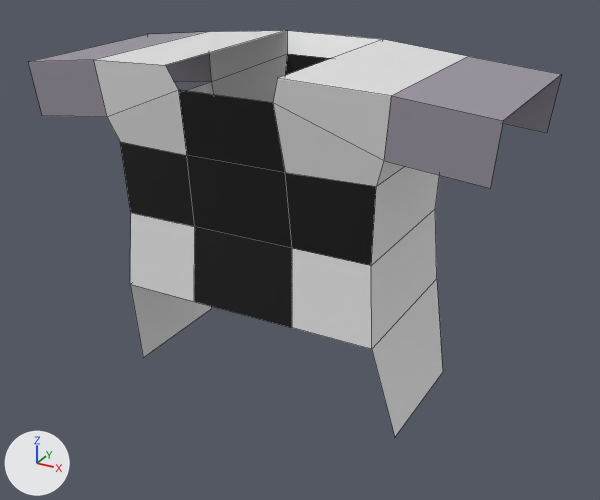
Before and after pictures for a commit that changed the OBJ model scenes/equipment/armor/plate_armor/armor_heavy_cross.obj.
Both versions are drawn from a 50 mm lens placed at (0.268, -0.467, 0.239), pointed at (-0.013, 0.044, -0.016). The axes (+X, +Y, +Z) are drawn at lower left. The lights are the same throughout. The picture after the commit comes second. Mesh edges are drawn as thin lines. Where no turn or scale is listed for an object, it has been applied to the vertices.

The older version as bpy lines, for what is in view:
```python
me_armor_heavy_cross = bpy.data.meshes.new('armor_heavy_cross')
me_armor_heavy_cross.from_pydata(...)  # 52 vertices, 39 faces; spans x -0.16..0.162, y -0.074..0.071, z -0.094..0.142
# faces by material slot: [6, 23, 10]
me_armor_heavy_cross.materials.append(mat_material_019)  # grey #9b95a1
me_armor_heavy_cross.materials.append(mat_material_063)  # white #e7e7e7
me_armor_heavy_cross.materials.append(mat_material_064)  # black #0f0f0f
ob_armor_heavy_cross = bpy.data.objects.new('armor_heavy_cross', me_armor_heavy_cross)
ob_armor_heavy_cross.location = (0.0, 0.0, 0.0)
```
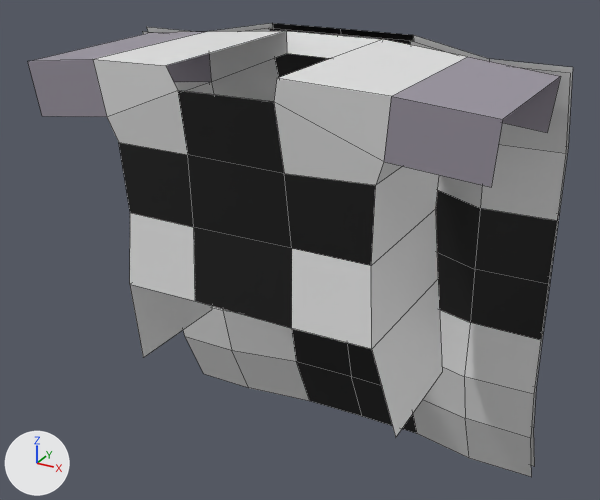
Edits to the bpy script that builds the scene:
```text
Change me_armor_heavy_cross:
    used by ob_armor_heavy_cross; location = (0.0, 0.0, 0.0)
    remove me_armor_heavy_cross.from_pydata(...)  # 52 vertices, 39 faces; spans x -0.16..0.162, y -0.074..0.071, z -0.094..0.142
    add me_armor_heavy_cross.from_pydata(...)  # 158 vertices, 114 faces; spans x -0.167..0.167, y -0.074..0.152, z -0.225..0.145
    me_armor_heavy_cross part 1: a new loose piece of 56 vertices spanning x -0.167..0.167, y 0.069..0.152, z -0.22..0.145
    me_armor_heavy_cross part 2: a new loose piece of 56 vertices spanning x -0.167..0.167, y 0.064..0.144, z -0.225..0.142
    me_armor_heavy_cross part 3
    10 vertices are removed from x -0.094..0.094, y 0.052..0.061, z -0.021..0.128
    17 faces are deleted
    4 vertices in x -0.037..0.098, y -0.07..-0.056, z 0.034..0.127 move by (0.0, -0.001, 0.0)
    4 vertices in x -0.038..0.158, y -0.07..-0.059, z -0.021..0.127 move by (0.0, 0.001, 0.0)
    9 vertices move from x -0.16..0.162, y -0.065..0.071, z -0.094..0.142 to x -0.16..0.162, y -0.066..0.069, z -0.095..0.142
    4 vertices are added at (-0.093, 0.055, -0.021), (0.095, 0.055, -0.02), (0.033, 0.063, 0.127), (0.091, 0.054, 0.084)
    8 new faces join them, mat_material_063 (white #e7e7e7)
```

What differs and where, as boxes (x1, y1, x2, y2) in the pictures (600 x 500 px; the box of a moved part takes in the faces that stretch with it):
'armor_heavy_cross', reshaped (12% taller): before (28, 31, 562, 437); after (28, 23, 573, 477)
part 1 of me_armor_heavy_cross, added (mostly hidden): after (147, 23, 573, 467)
part 2 of me_armor_heavy_cross, added: after (143, 28, 570, 477)
part 3 of me_armor_heavy_cross, moved or reshaped: before (30, 31, 562, 437); after (32, 31, 561, 437)
